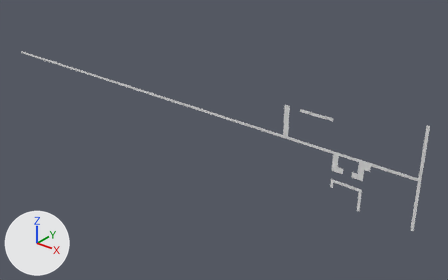
Renders of the OBJ model Assets/Tiled2Unity/Meshes/Parallel_Cristian_W3_L2.obj from each side of a commit.
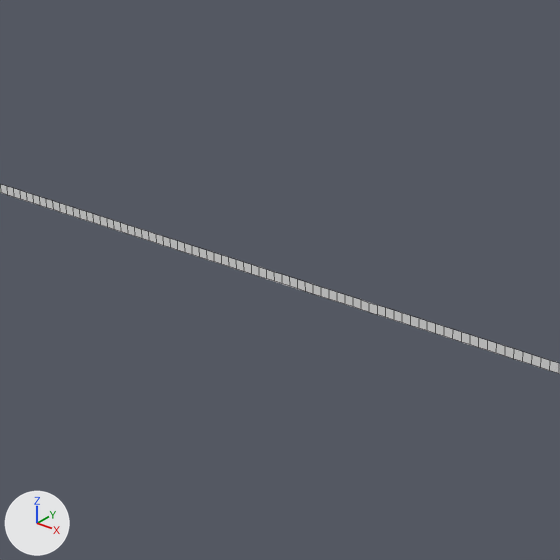
Old and new are each drawn whole from a camera (50 mm lens) standing at (68.4, -202.6, 91.7) and looking at (-100.5, 8.5, -39.1) and again close up on the part from 26% to 59% of the width and 12% to 65% of the height. Every picture has the same lights, and +X, +Y and +Z are marked at lower left. The close-ups show mesh edges as thin lines. Where no turn or scale is listed for an object, it has been applied to the vertices.

In view in the first close-up: 'Parallel_Cristian_W3_L2'.
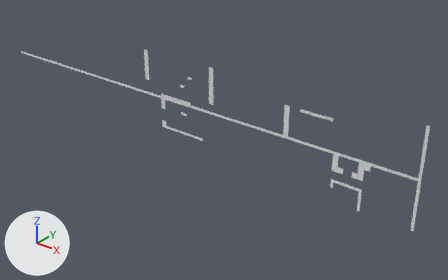
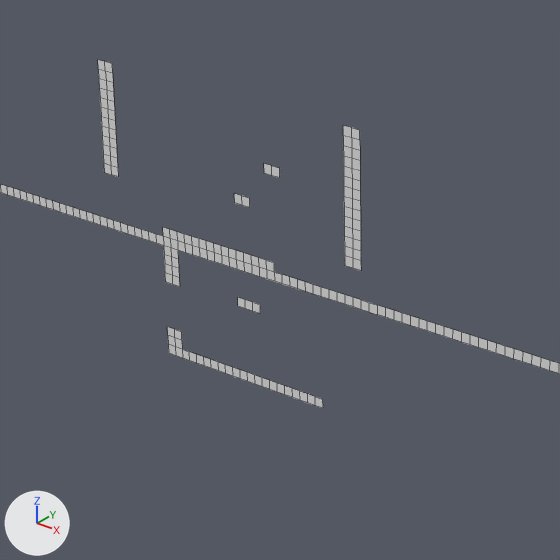
Pixel boxes (x1, y1, x2, y2) of what changed, in the close-ups (560 x 560 px):
'Parallel_Cristian_W3_L2', reshaped
    before: (0, 184, 560, 374)
    after: (0, 60, 560, 408)
part 1 of me_parallel_cristian_w3_l2, added
    after: (168, 327, 323, 408)
part 2 of me_parallel_cristian_w3_l2, added
    after: (343, 126, 361, 271)
part 3 of me_parallel_cristian_w3_l2, added
    after: (98, 60, 118, 177)
part 4 of me_parallel_cristian_w3_l2, added
    after: (163, 164, 280, 313)

What changed in the scene script:
```text
Change me_parallel_cristian_w3_l2:
    used by ob_parallel_cristian_w3_l2; location = (0.0, 0.0, 0.0)
    remove me_parallel_cristian_w3_l2.from_pydata(...)  # 611 vertices, 318 faces; spans x -248.0..0.0, y 0.0, z -45.0..0.0
    add me_parallel_cristian_w3_l2.from_pydata(...)  # 793 vertices, 425 faces; spans x -248.0..0.0, y 0.0, z -45.0..0.0
    me_parallel_cristian_w3_l2 part 1: a new loose piece of 50 vertices spanning x -133.0..-106.0, y 0.0, z -38.0..-35.0
    me_parallel_cristian_w3_l2 part 2: a new loose piece of 45 vertices spanning x -102.0..-100.0, y 0.0, z -18.0..0.0
    me_parallel_cristian_w3_l2 part 3: a new loose piece of 39 vertices spanning x -143.0..-141.0, y 0.0, z -15.0..0.0
    me_parallel_cristian_w3_l2 part 4
    48 vertices are added at x -133.0..-113.0, y 0.0, z -28.0..-8.0
    30 new faces join them
```
